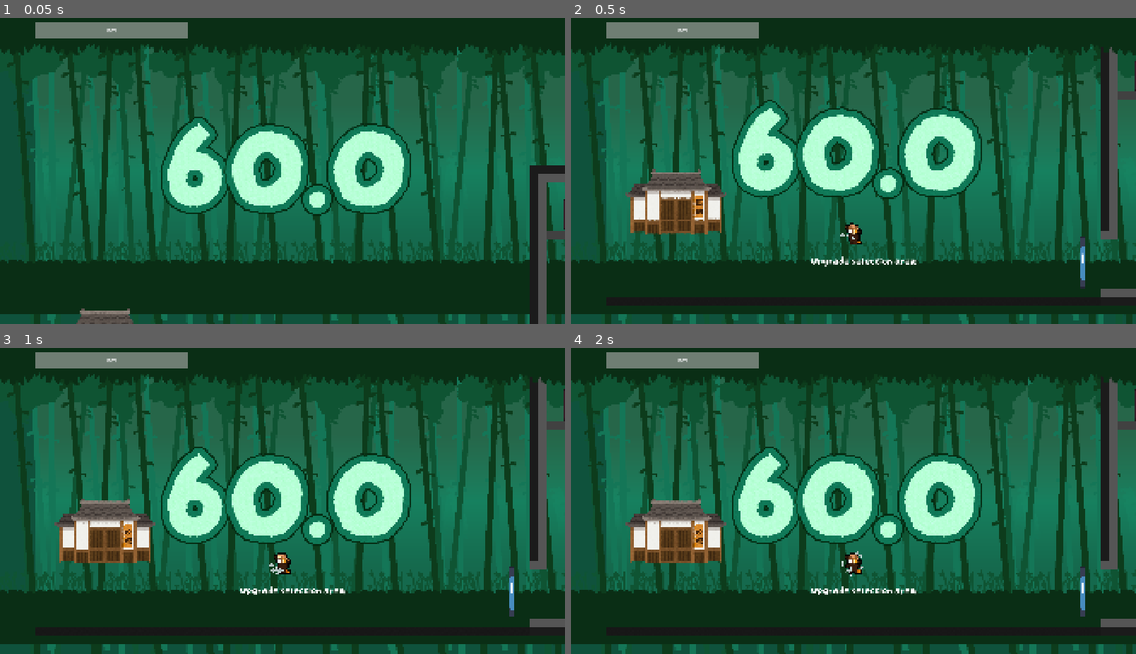
Above: before the commit, frames 1-4 (two rows, left to right).
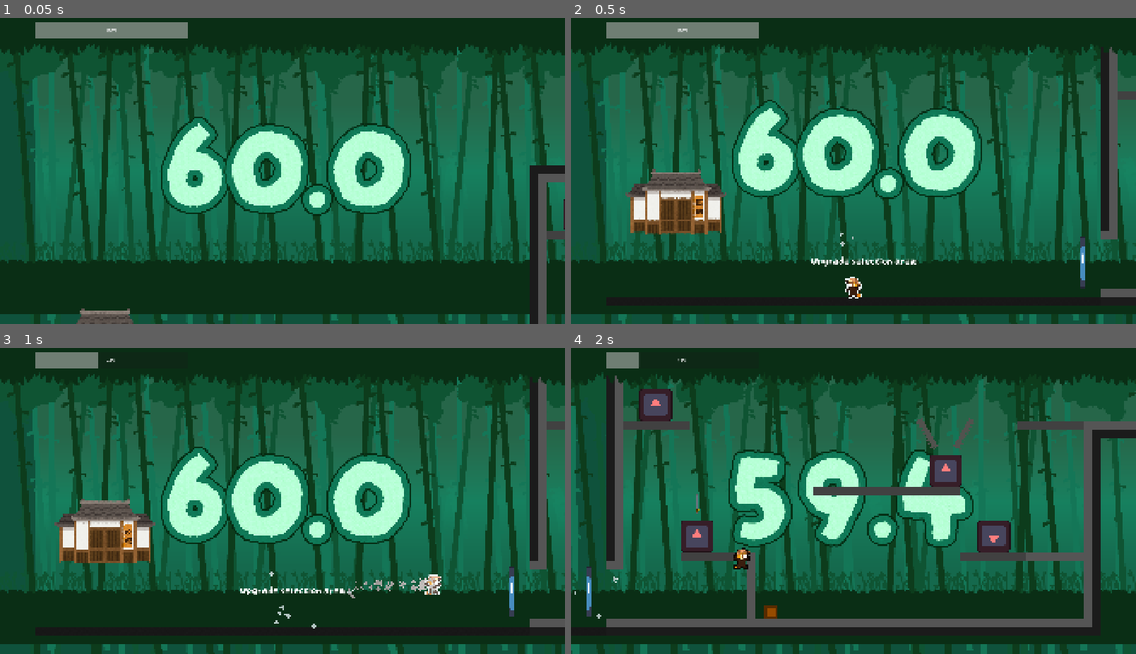
Above: after the commit, the same moments.

Repository: Tyrannicodin/GMTK-jam-2026
Game: Godot game, scene res://game/game.tscn
The game is run twice, just before and just after one commit, with the same random seed, the same clock (stepped at 60 frames per second) and the same inputs. This scene is started directly instead of the project's main scene. The engine's default icon, where the game draws it, is replaced by a stand-in: a white triangle on a blue panel in a dark square.
Inputs (mouse positions are in pixels of both pictures, inside the frame that each line leads up to):
- Up to frame 1 (0.05 s): no input
- Up to frame 2 (0.5 s): no input
- Up to frame 3 (1 s): move the mouse to (406, 479) at 0.52 s; hold D (right) from 0.53 s (still down); click (406, 479) at 0.6 s; tap Space (jump) at 0.77 s; tap C (dash) at 0.8 s
- Up to frame 4 (2 s): keep holding D (right); tap Space (jump) at 1.07, 1.52, 1.82 s; move the mouse to (740, 510) at 1.27 s; tap C (dash) at 1.35 s; tap Shift (special) at 1.55 s

Frame 1 is identical in both runs. In frame 2, 0.4% of the frame differs, in the area x 47-100%, y 14-92%; in frame 3, 1.4%; in frame 4, 40%, in the area x 0-100%, y 1-100%.
Error before the commit: Parse Error: Used space character for indentation instead of tab as used before in the file. (res://game/player/player.gd:265)

Commit message:
Spin, Burst
+refactor stamina cost
+rebind birdshot

Diff:
--- a/game/player/player.gd
+++ b/game/player/player.gd
@@ -21,9 +21,10 @@
 
 var dash_timer = -999
 var jutsu_timer = 0
+var parry_timer = 0
+var freeze_timer = 0
 
 var stamina = 100
-
 
 const WALK_FORCE = 8000
 const WALK_MAX_SPEED = 1000
@@ -85,6 +86,11 @@
 	xp += rewards.xp
 
 func deal_damage(amount: int):
+	if parry_timer > 0:
+		print("Parried ", amount, " damage")
+		gain_time.emit(amount)
+		stamina += 5 * amount
+		return
 	print("Ow! Took ", amount, " damage!")
 	take_damage.emit(amount)
 
@@ -119,6 +125,8 @@
 
 	dash_timer -= delta
 	jutsu_timer -= delta
+	parry_timer -= delta
+	freeze_timer -= delta
 	attack_cooldown -= delta
 
 	# Make the dash look pretty
@@ -130,7 +138,7 @@
 			dashing = false
 			if velocity.y <= 0:
 				velocity /= 2
-	if not dashing:
+	if not dashing and freeze_timer <= 0:
 		velocity += get_gravity() * delta
 		if velocity.y > TERMINAL_VELOCITY:
 			velocity.y = TERMINAL_VELOCITY
@@ -169,7 +177,8 @@
 	execute_jutsu()
 
 	# Handle jump.
-	if flight_time < COYOTE_TIME and not jumped_to_leave_ground and not diving:
+	if flight_time < COYOTE_TIME and not jumped_to_leave_ground and not diving and freeze_timer <= 0:
+		# Check for Jump Dash Upgrade
 		if %InputBuffer.is_just_pressed("jump") or %InputBuffer.is_pressed("jump"):
 			velocity.y -= JUMP_SPEED
 			jumped_to_leave_ground = true
@@ -195,7 +204,7 @@
 		elif attack_cooldown <= 0 and %InputBuffer.is_just_pressed("attack"):
 			attack()
 
-	if dash_timer <= 0 and not diving:
+	if dash_timer <= 0 and not diving and freeze_timer <= 0:
 		var direction = %InputBuffer.get_axis("left", "right")
 		var walk = WALK_FORCE * direction
 		# Slow down the player if they're not trying to move.
@@ -242,36 +251,19 @@
 	if stamina < 30:
 		return
 
-	if attack_cooldown > 0:
-		if %InputBuffer.is_combo_just_pressed(["left", "up", "special"], "special"):
-			bird_jutsu(-1, -1)
-		elif %InputBuffer.is_combo_just_pressed(["left", "down", "special"], "special"):
-			bird_jutsu(-1, 1)
-		elif %InputBuffer.is_combo_just_pressed(["right", "up", "special"], "special"):
-			bird_jutsu(1, -1)
-		elif %InputBuffer.is_combo_just_pressed(["right", "down", "special"], "special"):
-			bird_jutsu(1, 1)
-		elif %InputBuffer.is_combo_just_pressed(["left", "special"], "special"):
-			bird_jutsu(-1, 0)
-		elif %InputBuffer.is_combo_just_pressed(["right", "special"], "special"):
-			bird_jutsu(1, 0)
-		elif %InputBuffer.is_combo_just_pressed(["up", "special"], "special"):
-			bird_jutsu(0, -1)
-		elif %InputBuffer.is_combo_just_pressed(["down", "special"], "special"):
-			bird_jutsu(0, 1)
-
 	elif %InputBuffer.is_combo_just_pressed(["up", "special"], "special"):
 		flower_jutsu()
-    stamina -= 30
 
 	elif %InputBuffer.is_combo_just_pressed(["down", "special"], "special"):
 		dive_jutsu()
-		stamina -= 30
-
+
+	elif %InputBuffer.is_combo_just_pressed(["left", "right", "special"], "special"):
+		spin_jutsu()
+		burst_jutsu()
 
 	elif %InputBuffer.is_combo_just_pressed(["left", "special"], "special") or %InputBuffer.is_combo_just_pressed(["right", "special"], "special"):
 		shuriken_jutsu()
-		stamina -= 30
+		bird_jutsu()
 
 	if %InputBuffer.is_combo_pressed(["dash"]):
 		stamina -= 30
@@ -315,6 +307,8 @@
 
 func shuriken_jutsu():
 	for i in range(3):
+		if stamina < 10:
+			return
 		var s: RigidBody2D = ShurikenJutsu.instantiate()
 		s.global_position = self.global_position
 		get_parent().add_child(s)
@@ -322,11 +316,13 @@
 		s.linear_velocity.x = get_direction() * 4000
 		s.linear_velocity.y = -400
 		await get_tree().create_timer(.1).timeout
+		stamina -= 10
 
 func flower_jutsu():
 	var f = FlowerJutsu.instantiate()
 	f.global_position = self.global_position - Vector2(0, 100)
 	get_parent().add_child(f)
+	stamina -= 30
 
 func dive_jutsu():
 	if diving:
@@ -334,29 +330,30 @@
 	velocity.x = 0
 	velocity.y = 5000
 	diving = true
-
-func bird_jutsu(x, y):
-	var nf = 1
-	if x == 0:
-		if y == 0:
-			return
-		nf = abs(y)
-	elif y == 0:
-		nf = abs(x)
-	else:
-		nf = sqrt(pow(x,2) + pow(y,2))
-	print(velocity)
-	print(Vector2(x/nf, y/nf) * 2000)
-
-	velocity -= Vector2(x/nf, y/nf) * 2000
-	# Fire Bird Projectile in the input direction (8-directional)
+	stamina -= 30
+
+func bird_jutsu():
+	velocity.x -= %InputBuffer.get_axis("left", "right") * 2000
+	# Fire Bird Projectile in the input direction
+	stamina -= 30
+
+func spin_jutsu():
+	# Storm of Steel
+	stamina -= 30
+
+func burst_jutsu():
+	parry_timer = 0.1
+	freeze_timer = 0.1
+	# Maybe also deal damage in a small radius.
+	stamina -= 30
 
 func attack():
 	attack_cooldown = ATTACK_COOLDOWN # Basic Attack
 
 func dash_attack():
-	pass
+	pass # No extra stamina cost
 
 func pounce():
 	velocity *= 1.1
 	# Single Target Melee, 10 damage on hit.
+	stamina -= 10
